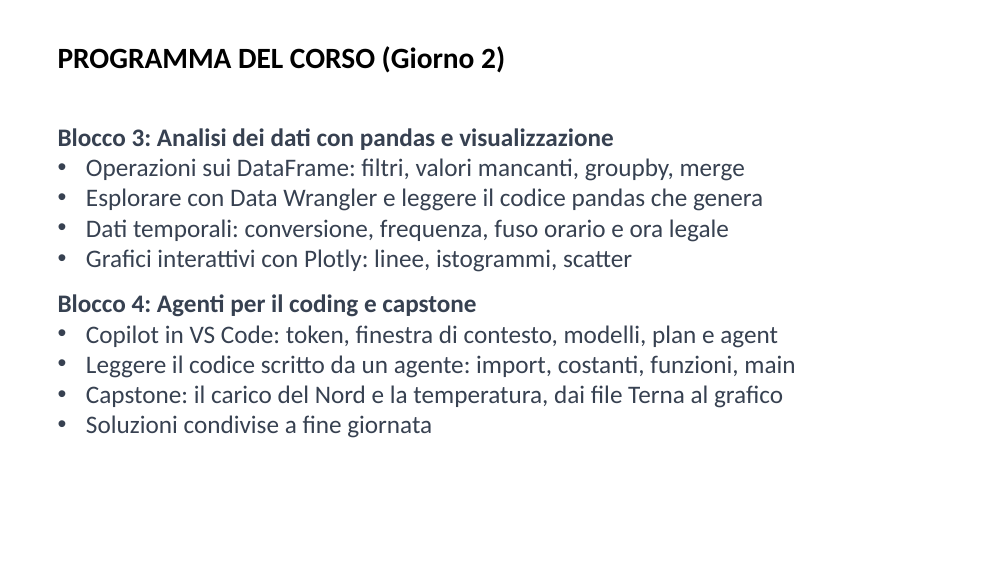
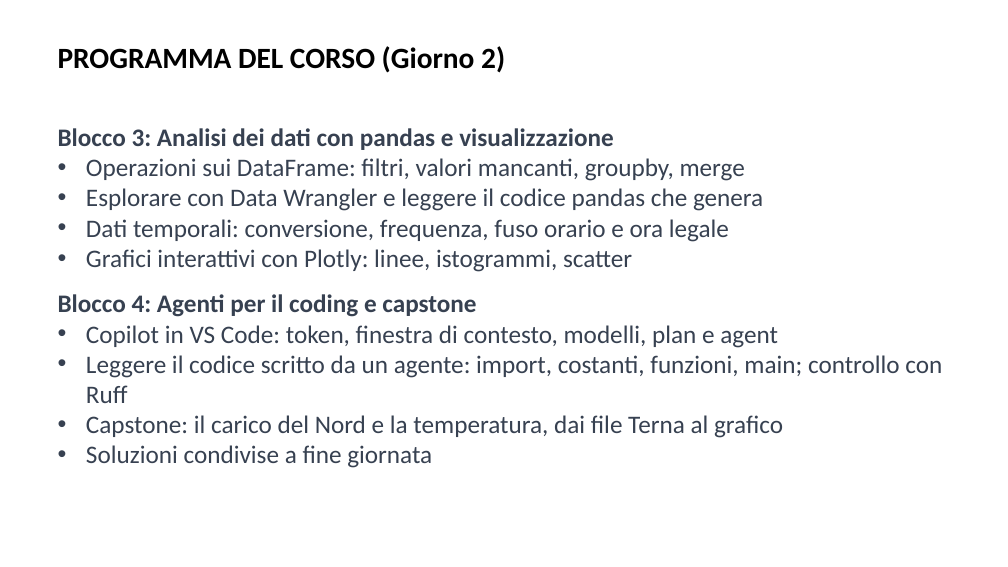
Before and after one commit to AndreaCorvaglia0/python-base-utilities, a slide deck: slide 3 of Slides/Presentazione_python_base.pptx. Drawn at 1008x567 pixels with LibreOffice and Linux fonts; fonts in the diff are those of the drawing; background and template pictures are left out. Boxes give left, top, right and bottom in pixels: in the first picture for what was removed or moved away, otherwise in the second. Text is boxed around its words. In the diff, an @@ line names an element or a change of style, - is before the commit and + after.

```diff
--- a/Slides/Presentazione_python_base.pptx
+++ b/Slides/Presentazione_python_base.pptx
@@ text at box(86, 355, 942, 403): text changed @@
-• Leggere il codice scritto da un agente: import, costanti, funzioni, main
+• Leggere il codice scritto da un agente: import, costanti, funzioni, main; controllo con Ruff
```
Also in this commit, not shown: 1 other slide changed, 13 other files.
